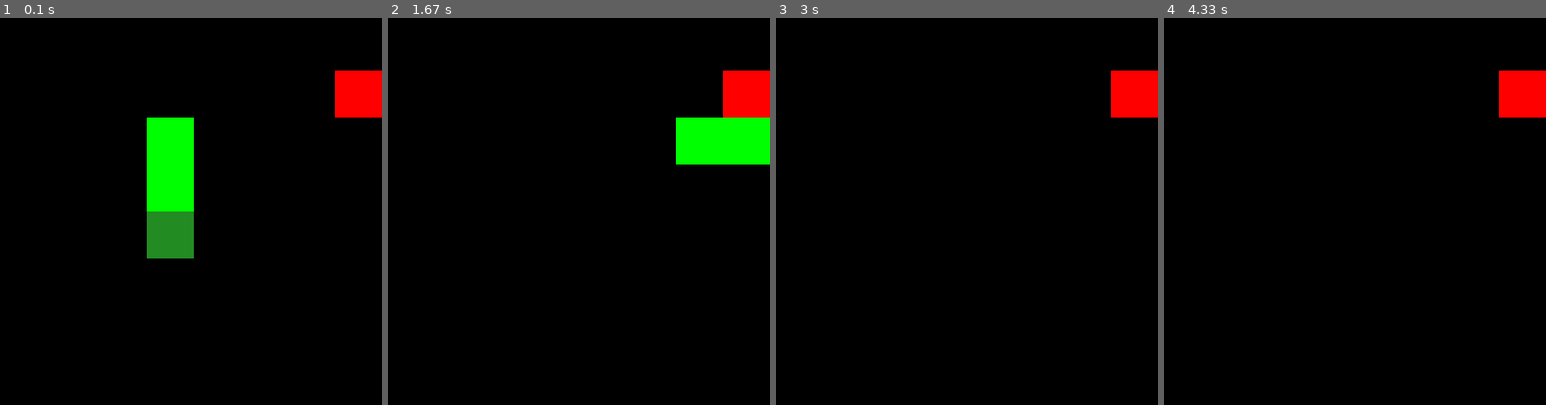
Above: before the commit, frames 1-4 (left to right).
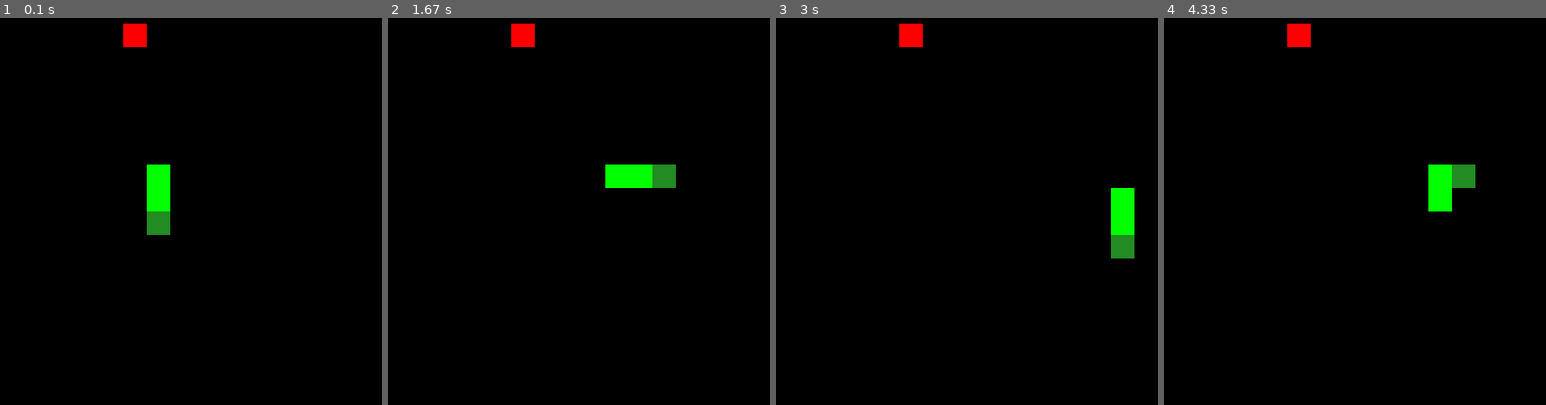
Above: after the commit, the same moments.

Repository: sboshar/snake_game
Game: pygame game, started from snakeGameloop.py
The game is run twice, just before and just after one commit, with the same random seed, the same clock (stepped at 60 frames per second) and the same inputs.
Inputs:
- Up to frame 1 (0.1 s): no input
- Up to frame 2 (1.67 s): hold Right 0.33-0.8 s; hold Up 0.83-1.27 s; hold Right from 1.3 s (still down)
- Up to frame 3 (3 s): release Right at 1.8 s; hold Down 2.4-2.95 s; hold Left from 2.98 s (still down)
- Up to frame 4 (4.33 s): release Left at 3.53 s; hold Up 3.57-4.12 s; hold Right from 4.15 s (still down)

The runs differ from the first frame. In frame 1, 5.2% of the frame differs, in the area x 32-100%, y 1-63%; in frame 2, 6.0%, in the area x 32-100%, y 1-44%; in frame 3, 3.0%; in frame 4, 3.0%.

Commit message:
some messy changes

Diff:
--- /dev/null
+++ b/efficientOOPSnake.py
@@ -0,0 +1,137 @@
+#make it so that you cant move in the oppsite direction, if going left cant go right etv
+import pygame
+import random
+from snake import Snake
+#import time
+#init
+white = (255, 255, 255)
+yellow = (255, 255, 102)
+black = (0, 0, 0)
+red = (213, 50, 80)
+green = (0, 255, 0)
+blue = (50, 153, 213)
+
+class snakeGame(object):
+    def __init__(self):
+        #creates a surface/the default surface where things appear
+        pygame.init()
+        self.width = 800
+        self.height = 600
+        self.xdim = 40
+        self.ydim = 30
+        self.dis = pygame.display.set_mode((self.width, self.height))
+        pygame.display.set_caption("snake")
+
+        self.blockSize = self.width / self.xdim
+        self.game_over = False
+
+        self.drawLines = True
+        #creates a clock object
+        self.clock = pygame.time.Clock()
+        self.snakeSpeed = 10
+        self.snake = Snake((self.xdim//2, self.ydim//2))
+        #makes a font object from the system fonts
+        self.font_style = pygame.font.SysFont(None, 50)
+        self.score_font = pygame.font.SysFont("comicsansms", 35, bold = True)
+
+    def our_snake(self, snake_block, snake_list):
+        for x in snake_list:
+            pygame.draw.rect(self.dis, black, [x[0], x[1], snake_block, snake_block])
+
+
+    def your_score(self, score):
+        value = self.score_font.render("Your Score: " + str(score), True, green)
+        self.dis.blit(value, [0, 0])
+
+    def message(self, msg, color):
+        #render creates a surface with text on it
+        mesg = self.font_style.render(msg, True, color)
+        #blit draws a source surface on THIS surface, takes source and destination
+        self.dis.blit(mesg, [ self.width/2,  self.height/2])
+
+    def gameLoop(self):
+        self.game_over = False
+        # x1 = self.width / 2
+        # y1 = self.height / 2
+
+        # x1_change = 0
+        # y1_change = 0
+        # snake_list = []
+        # snake_length = 1
+        foodx = round(random.randrange(0, self.width - self.blockSize) /self.blockSize ) * self.blockSize
+        foody = round(random.randrange(0, self.height - self.blockSize) /self.blockSize ) * self.blockSize
+        while not self.game_over:
+            for event in pygame.event.get():
+                if event.type == pygame.QUIT:
+                    self.game_over = True
+                if event.type == pygame.KEYDOWN:
+                    if event.key == pygame.K_LEFT and self.snake.direction != (1, 0):
+                        snake.setDirection((-1,0))
+                        #this would be the size of the block
+                        # x1_change = -self.blockSize
+                        # y1_change = 0
+                        # direction = 'left'
+                    elif event.key == pygame.K_RIGHT and self.direction != (-1, 0):
+                        snake.setDirection((1,0))
+                        # x1_change = self.blockSize
+                        # y1_change = 0
+                        # direction = 'right'
+                    elif event.key == pygame.K_UP and self.direction != (0, 1):
+                        snake.setDirection((0, -1))
+                        # y1_change = -self.blockSize
+                        # x1_change = 0
+                        # direction = 'down'
+                    elif event.key == pygame.K_DOWN and self.direction != (0, -1):
+                        snake.setDirection((0, 1))
+                        # y1_change = self.blockSize
+                        # x1_change = 0
+                        # direction = 'up'
+            if snake.direction[0] >= self.width or snake.direction[0] < 0 \
+                    or snake.direction[1] >= self.height or snake.direction[1] < 0:
+                self.game_over = True
+            # x1 += x1_change
+            # y1 += y1_change
+
+            self.dis.fill(white)
+            if self.drawLines:
+                for i in range(0,self.height):
+                    if i % self.blockSize == 0:
+                        pygame.draw.line(self.dis, black, (0, i), (self.width, i), 1)
+                for i in range(0, self.width):
+                    if i % self.blockSize == 0:
+                        pygame.draw.line(self.dis, black, (i, 0), (i, self.height), 1)
+
+            pygame.draw.rect(self.dis, green, [foodx, foody, self.blockSize, self.blockSize])
+            # snake_Head = []
+            # snake_Head.append(x1)
+            # snake_Head.append(y1)
+            # snake_list.append(snake_Head)
+            #adds the snake head to the end of the list,
+            snake.move((foodx, foody))
+
+            # if len(snake_list) > snake_length:
+                # del snake_list[0]
+
+            # for x in snake_list[:-1]:
+                # if x == snake_Head:
+                    # print("collide")
+                    # self.game_over= True
+
+            self.our_snake(self.blockSize, snake_list)
+
+
+            self.your_score(snake_length - 1)
+            pygame.display.update()
+            if x1 == foodx and y1 == foody:
+                foodx = round(random.randrange(0, self.width - self.blockSize) /self.blockSize ) * self.blockSize
+                foody = round(random.randrange(0, self.height - self.blockSize) /self.blockSize ) * self.blockSize
+                snake_length += 1
+                print("Yummy!!")
+
+            self.clock.tick(self.snakeSpeed)
+#updates screen, only updates par that are passed, no par = entire screen
+        pygame.quit()
+        quit()
+if __name__ == "__main__":
+    g = snakeGame()
+    g.gameLoop()
--- a/pygameSnake.py
+++ b/pygameSnake.py
@@ -92,6 +92,7 @@
         snake_Head.append(x1)
         snake_Head.append(y1)
         snake_list.append(snake_Head)
+
         if len(snake_list) > snake_length:
             del snake_list[0]
 
--- a/snakeGameloop.py
+++ b/snakeGameloop.py
@@ -14,8 +14,8 @@
         self.PIXELHEIGHT = 500
 
         #dim of the board
-        self.xdim = 10
-        self.ydim = 10
+        self.xdim = 20
+        self.ydim = 20
         self.VELOCITY = 5
         self.block_size = self.PIXELWIDTH // self.xdim
         #snake takes the coordniate pos not the pixel ones
@@ -39,7 +39,6 @@
 
     def run(self):
         while not self.game_over:
-            print(self.snake)
             for event in pygame.event.get():
                 if event.type == pygame.QUIT:
                     self.game_over = True
